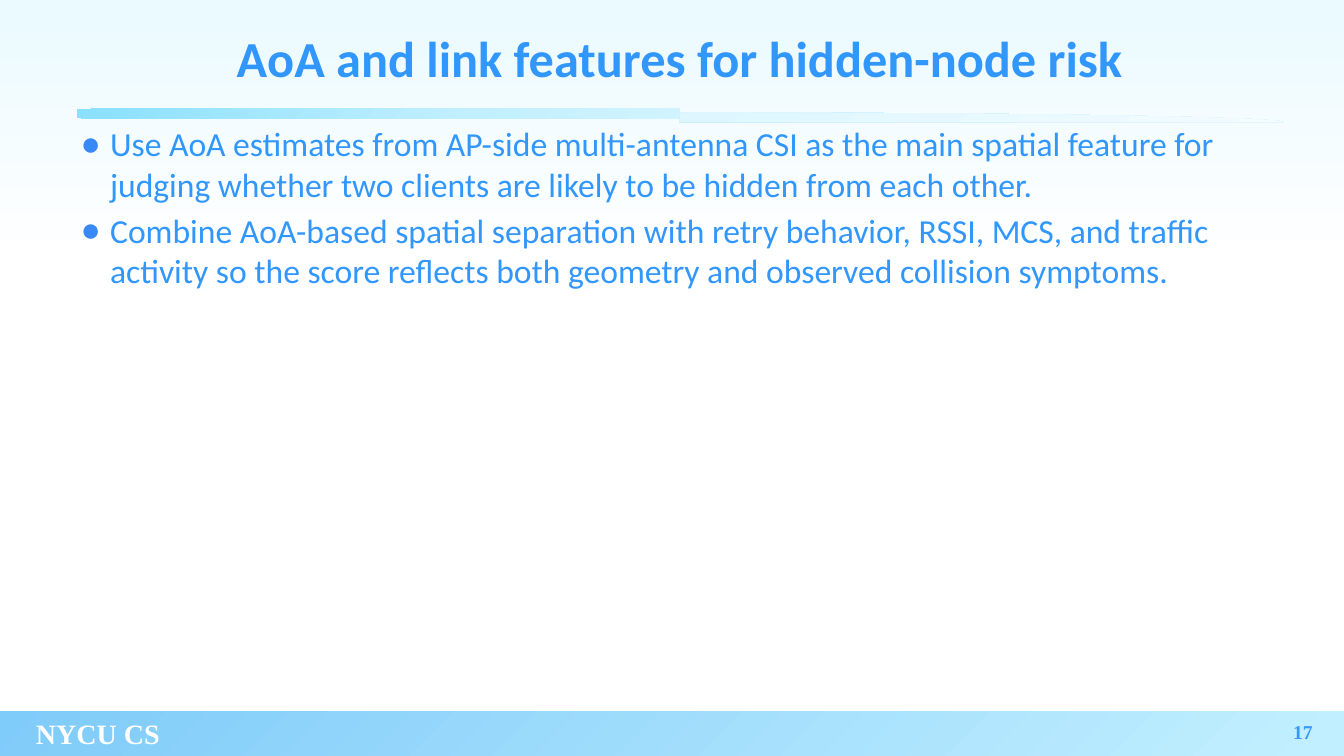
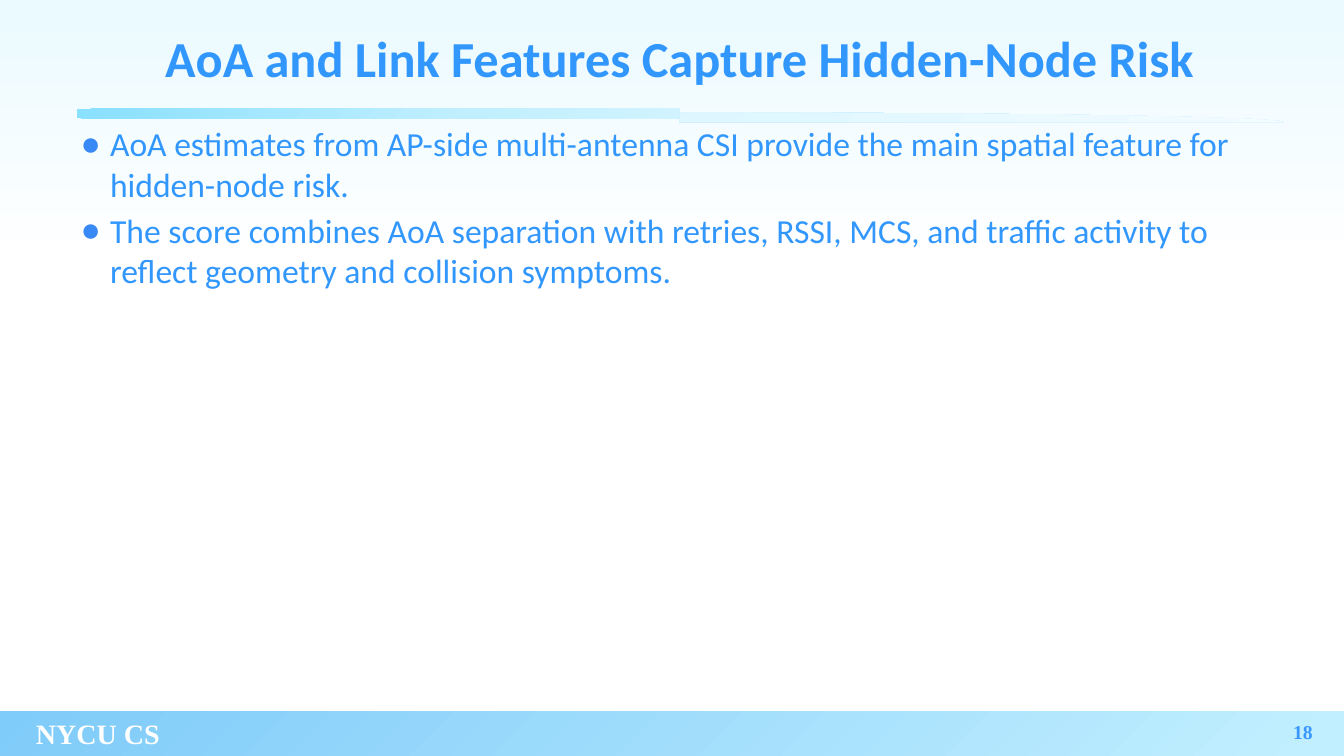
Before and after one commit to xoxonut/thesis, a slide deck: slide 18 of thesis_filled.pptx (slide 17 before the commit). Drawn at 1344x756 pixels with LibreOffice and Linux fonts; fonts in the diff are those of the drawing; background and template pictures are left out. Boxes give left, top, right and bottom in pixels: in the first picture for what was removed or moved away, otherwise in the second. Text is boxed around its words. In the diff, an @@ line names an element or a change of style, - is before the commit and + after.

```diff
--- a/thesis_filled.pptx
+++ b/thesis_filled.pptx
@@ title at [165,41,1194,85]: text changed @@
-AoA and link features for hidden-node risk
+AoA and Link Features Capture Hidden-Node Risk
@@ text at [110,132,1229,289]: text changed @@
-● Use AoA estimates from AP-side multi-antenna CSI as the main spatial feature for judging whether two clients are likely to be hidden from each other.
-● Combine AoA-based spatial separation with retry behavior, RSSI, MCS, and traffic activity so the score reflects both geometry and observed collision symptoms.
+● AoA estimates from AP-side multi-antenna CSI provide the main spatial feature for hidden-node risk.
+● The score combines AoA separation with retries, RSSI, MCS, and traffic activity to reflect geometry and collision symptoms.
@@ page number at [1293,726,1313,739]: text changed @@
-17
+18
```
Also in this commit, not shown: 13 other slides changed, 2 slides added, 1 slide removed, 2 other files.
